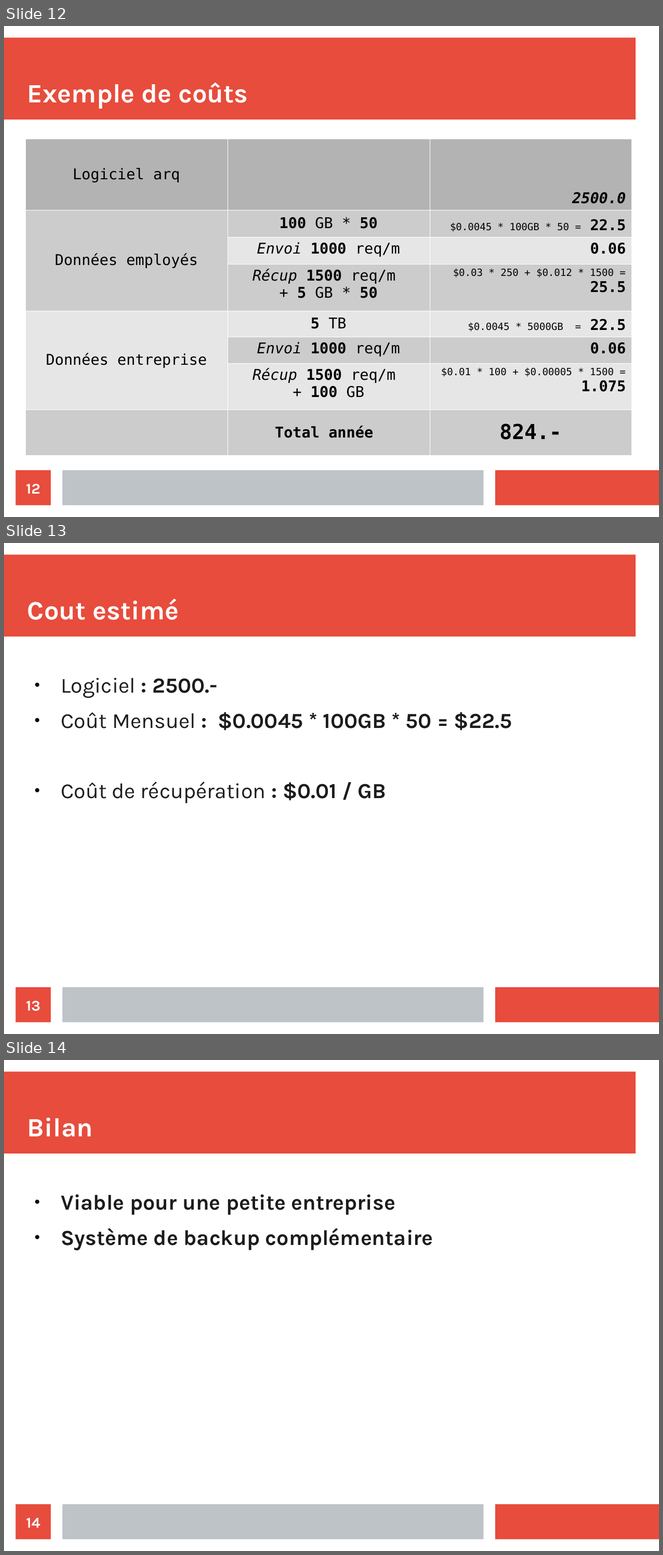
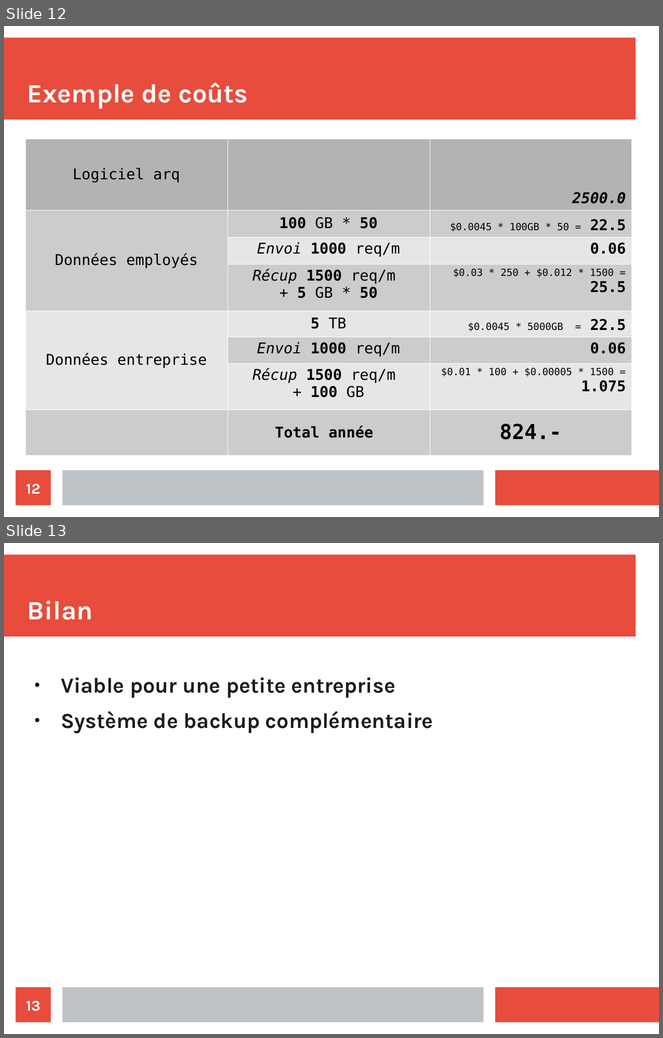
Before and after one commit to Nyahon/AIT, a slide deck: AIT_Amazon_Presentation.odp. Shown one above the other, each under a label of ours: slides 12, 13 and 14 before the commit, slides 12 and 13 after it. The pictures are 663x1555 and 663x1038 pixels, drawn with LibreOffice and Linux fonts; fonts in the diff are those of the drawing. Boxes give left, top, right and bottom in pixels: in the first picture for what was removed or moved away, otherwise in the second. Text is boxed around its words. In the diff, an @@ line names an element or a change of style, - is before the commit and + after.

Commit message:
deleted slide 13

```diff
--- a/AIT_Amazon_Presentation.odp
+++ b/AIT_Amazon_Presentation.odp
@@ slide 13 removed at (4,543,659,1034), background #FFFFFF; not listed: 3 template elements that a slide beside it also shows @@
@@ title removed at (27,599,179,620) @@
-Cout estimé
@@ text removed at (61,678,512,804) @@
-● Logiciel : 2500.-
-● Coût Mensuel : $0.0045 * 100GB * 50 = $22.5
-● Coût de récupération : $0.01 / GB
@@ page number removed at (16,988,51,1023) @@
-13
@@ what was slide 14 is now slide 13 @@
@@ page number at (26,1001,40,1012): text changed @@
-14
+13
```
